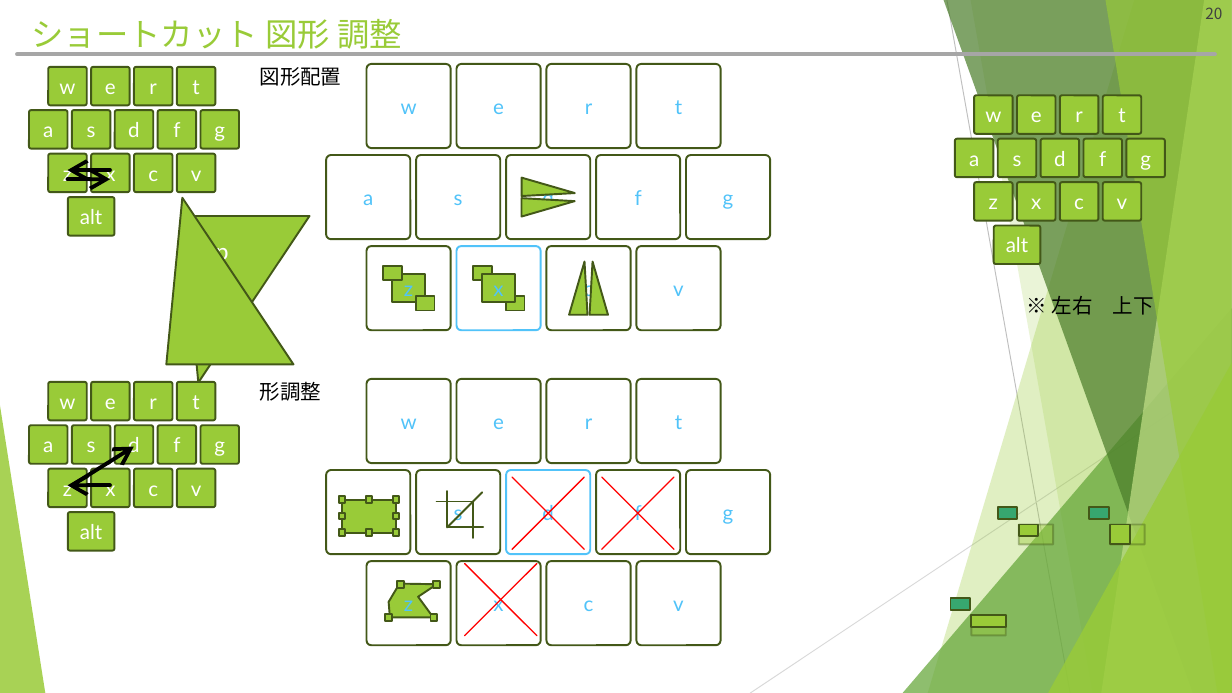
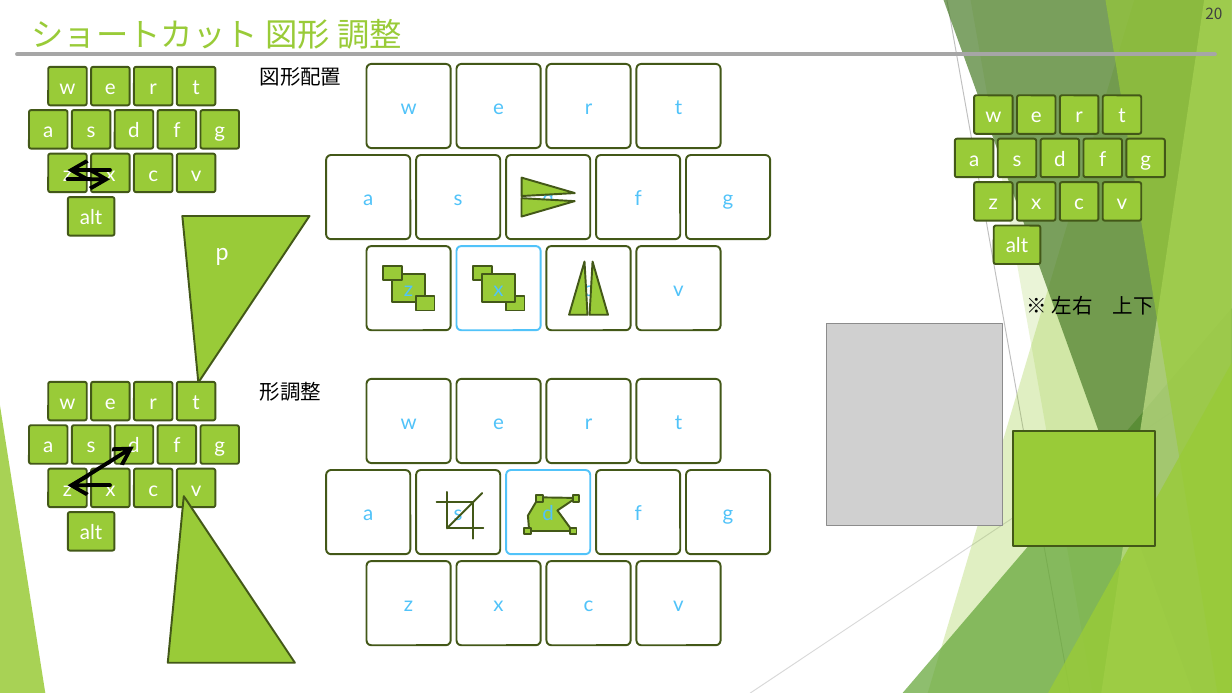
Before and after one commit to hitsuji-ga-u/pawapo, a slide deck: slide 20 of slide/customUI_debug.pptm. Drawn at 1232x693 pixels with LibreOffice and Linux fonts; fonts in the diff are those of the drawing; grey boxes stand for pictures. Boxes give left, top, right and bottom in pixels: in the first picture for what was removed or moved away, otherwise in the second. Text is boxed around its words. In the diff, an @@ line names an element or a change of style, - is before the commit and + after.

```diff
--- a/slide/customUI_debug.pptm
+++ b/slide/customUI_debug.pptm
@@ picture added at (826,324,1003,526) @@
@@ rectangle: place and size @@
-rectangle at (1111,525,1130,545)
+rectangle at (1014,432,1155,546)
@@ rectangle at (1014,432,1155,546): mirrored @@
@@ line removed from (512, 477) to (584, 550) @@
@@ line removed from (512, 550) to (584, 477) @@
@@ line removed from (602, 477) to (674, 550) @@
@@ line removed from (602, 550) to (674, 477) @@
@@ triangle: place and size @@
-triangle at (166,198,294,364)
+triangle at (168,496,296,663)
@@ 4 rectangles, 1 freeform shape: place and size @@
-4 rectangles, 1 freeform shape at (385,581,440,620)
+4 rectangles, 1 freeform shape at (525,495,579,534)
@@ rectangle removed at (998,507,1018,519) @@
@@ rectangle removed at (1090,507,1109,519) @@
@@ group removed at (339,496,399,536): 9 rectangles @@
@@ rectangle removed at (1019,525,1054,545) @@
@@ rectangle removed at (1019,525,1039,537) @@
@@ rectangle removed at (1111,525,1145,545) @@
@@ line removed from (465, 564) to (537, 636) @@
@@ line removed from (465, 636) to (537, 564) @@
@@ rectangle removed at (951,598,970,610) @@
@@ rectangle removed at (971,616,1006,636) @@
@@ rectangle removed at (971,616,1006,628) @@
```
Also in this commit, not shown: 5 other slides changed, 3 slides added, 1 slide removed, 2 other files.
